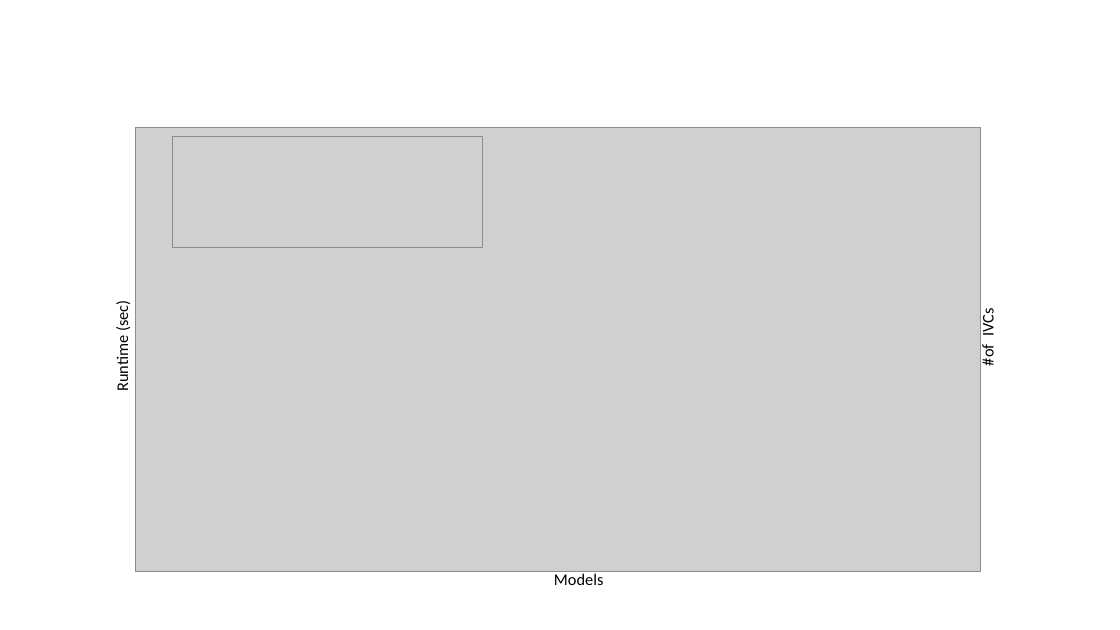
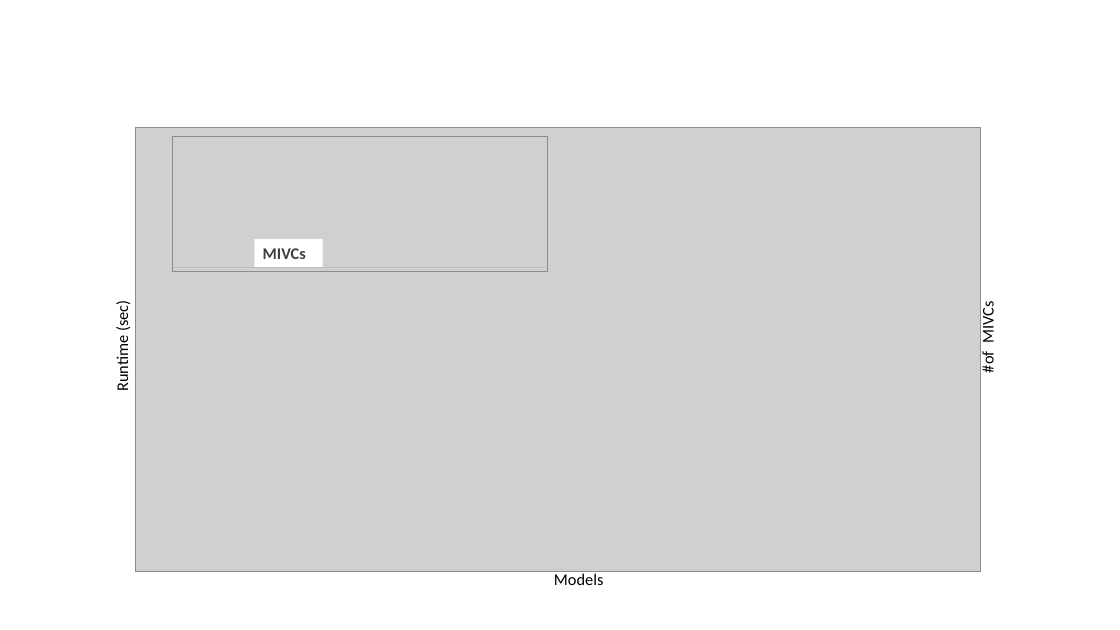
Before and after one commit to elaghs/Working, a slide deck: slide 9 of all_ivcs/all_ivcs_TEX/figs/figs.pptx. Drawn at 1120x630 pixels with LibreOffice and Linux fonts; fonts in the diff are those of the drawing; grey boxes stand for pictures. Boxes give left, top, right and bottom in pixels: in the first picture for what was removed or moved away, otherwise in the second. Text is boxed around its words. In the diff, an @@ line names an element or a change of style, - is before the commit and + after.

```diff
--- a/all_ivcs/all_ivcs_TEX/figs/figs.pptx
+++ b/all_ivcs/all_ivcs_TEX/figs/figs.pptx
@@ picture resized from (x1=173, y1=137, x2=483, y2=248) to (x1=173, y1=137, x2=548, y2=271) @@
@@ rectangle added at (x1=255, y1=239, x2=323, y2=268), fill #FFFFFF, 14 pt, text #404040, bold @@
+MIVCs
@@ line added from (546, 268) to (173, 268), #BFBFBF 1 pt @@
@@ text at (x1=978, y1=306, x2=998, y2=373): text changed @@
-#of IVCs
+#of MIVCs
```
Also in this commit, not shown: 12 other files.
